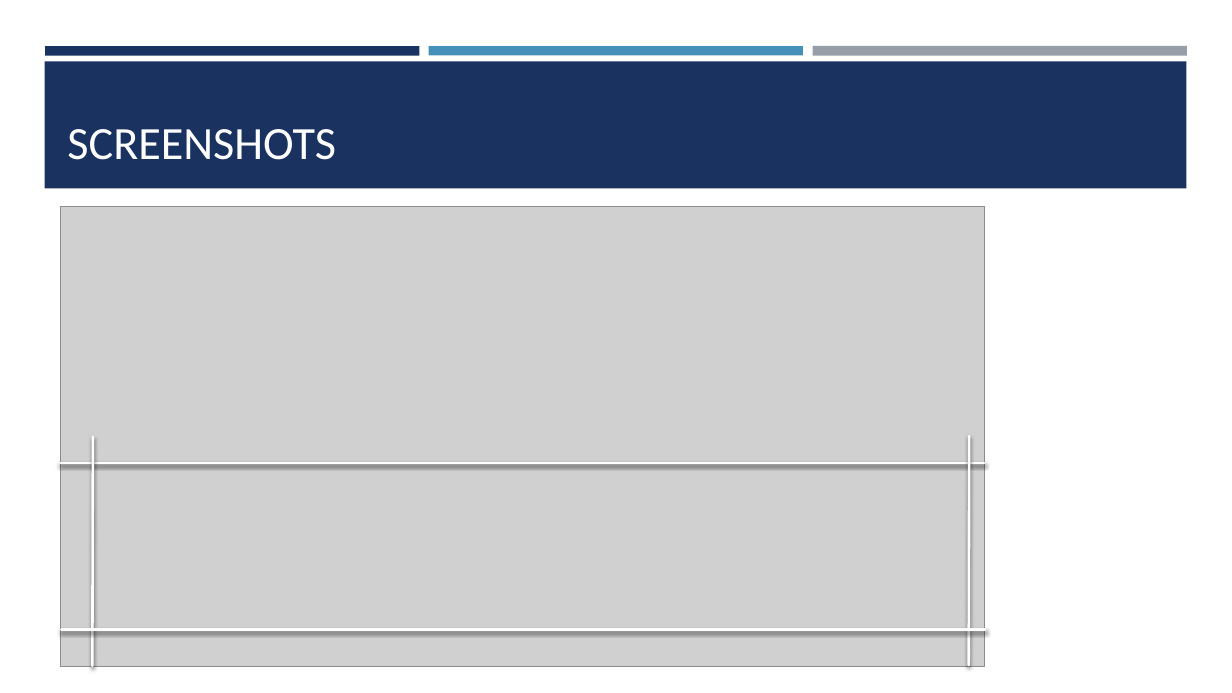
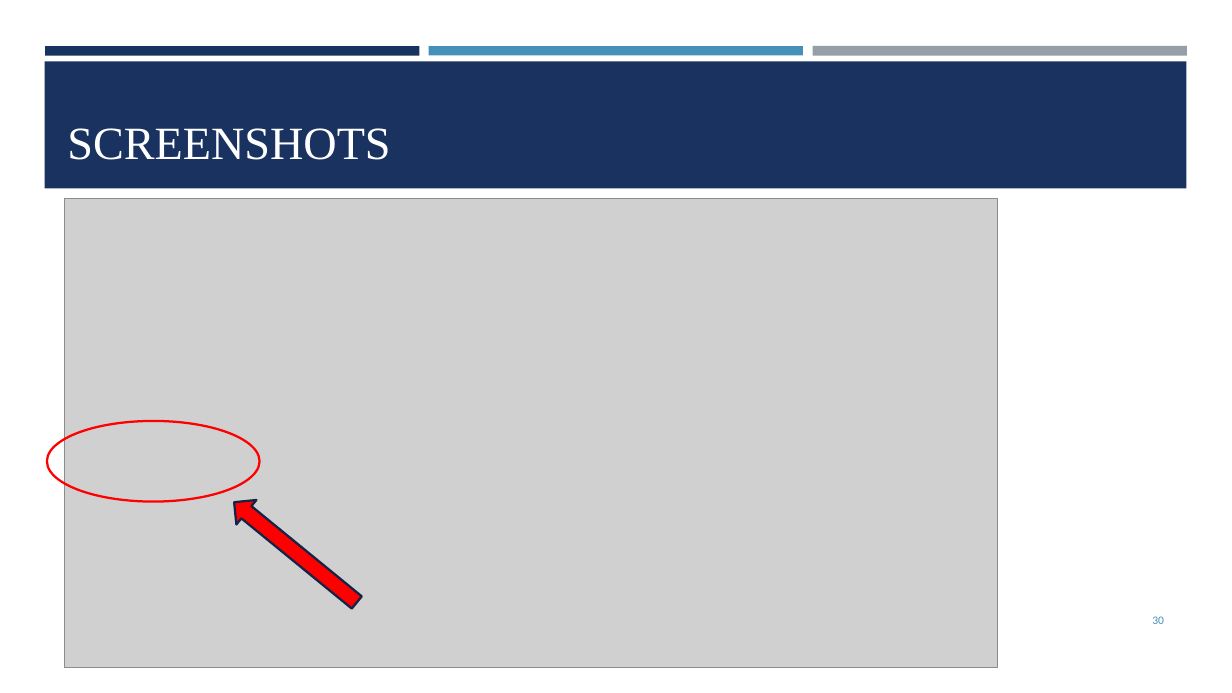
Before and after one commit to GopalSharma16/zonal_project, a slide deck: slide 30 of BROTHER.pptx (slide 23 before the commit). Drawn at 1232x693 pixels with LibreOffice and Linux fonts; fonts in the diff are those of the drawing; grey boxes stand for pictures. Boxes give left, top, right and bottom in pixels: in the first picture for what was removed or moved away, otherwise in the second. Text is boxed around its words. In the diff, an @@ line names an element or a change of style, - is before the commit and + after.

```diff
--- a/BROTHER.pptx
+++ b/BROTHER.pptx
@@ title "SCREENSHOTS" at [67, 128, 390, 160]: font Calibri to Times New Roman @@
@@ picture: place and size @@
-picture at [61, 207, 984, 667]
+picture at [65, 198, 998, 667]
@@ ellipse added at [47, 421, 260, 502], outline #FF0000 1.75 pt @@
@@ line removed from (93, 437) to (92, 666) @@
@@ line removed from (970, 436) to (969, 665) @@
@@ line removed from (61, 463) to (984, 463) @@
@@ right arrow added at [224, 490, 366, 615], fill #FF0000, outline #132547 1.75 pt @@
@@ line removed from (61, 629) to (985, 629) @@
@@ page number added at [1152, 616, 1164, 624], 9 pt, text #4590B8 @@
+30
```
Also in this commit, not shown: 24 other slides changed, 7 slides added, 2 other files.
